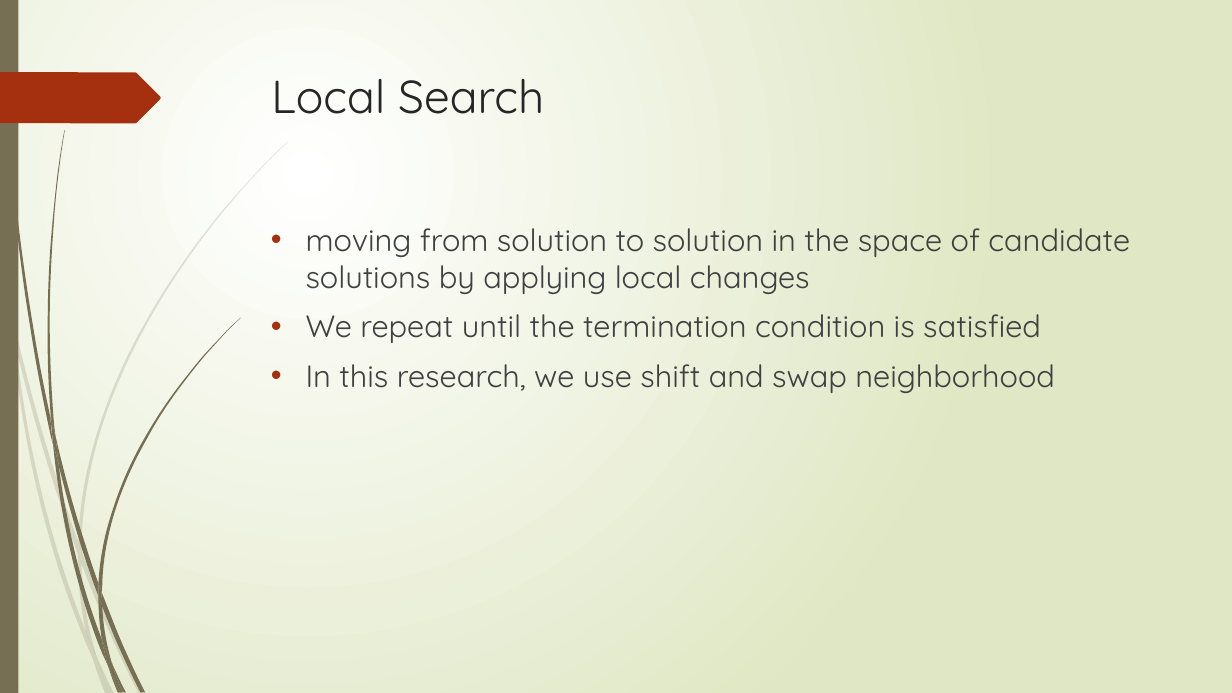
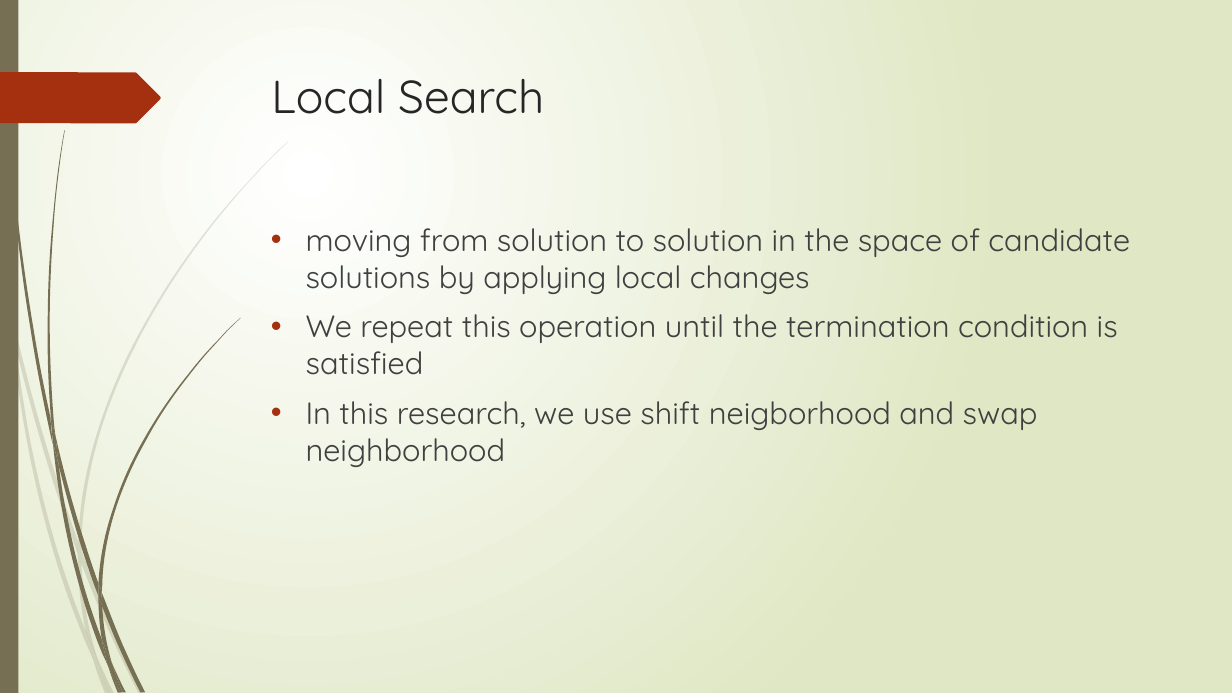
Before and after one commit to r-kurosu/kline_new, a slide deck: slide 32 of 竹田_修論発表.pptx. Drawn at 1232x693 pixels with LibreOffice and Linux fonts; fonts in the diff are those of the drawing. Boxes give left, top, right and bottom in pixels: in the first picture for what was removed or moved away, otherwise in the second. Text is boxed around its words. In the diff, an @@ line names an element or a change of style, - is before the commit and + after.

```diff
--- a/竹田_修論発表.pptx
+++ b/竹田_修論発表.pptx
@@ text at (306, 314, 1118, 467): text changed @@
-• We repeat until the termination condition is satisfied
-• In this research, we use shift and swap neighborhood
+• We repeat this operation until the termination condition is satisfied
+• In this research, we use shift neigborhood and swap neighborhood
```
Also in this commit, not shown: 7 other slides changed.
